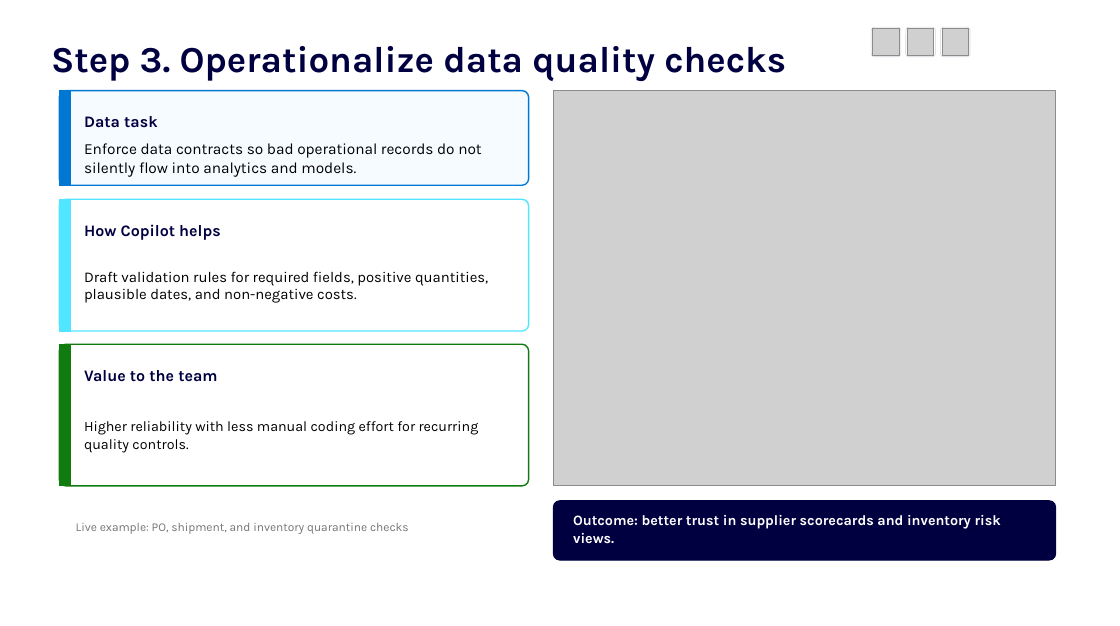
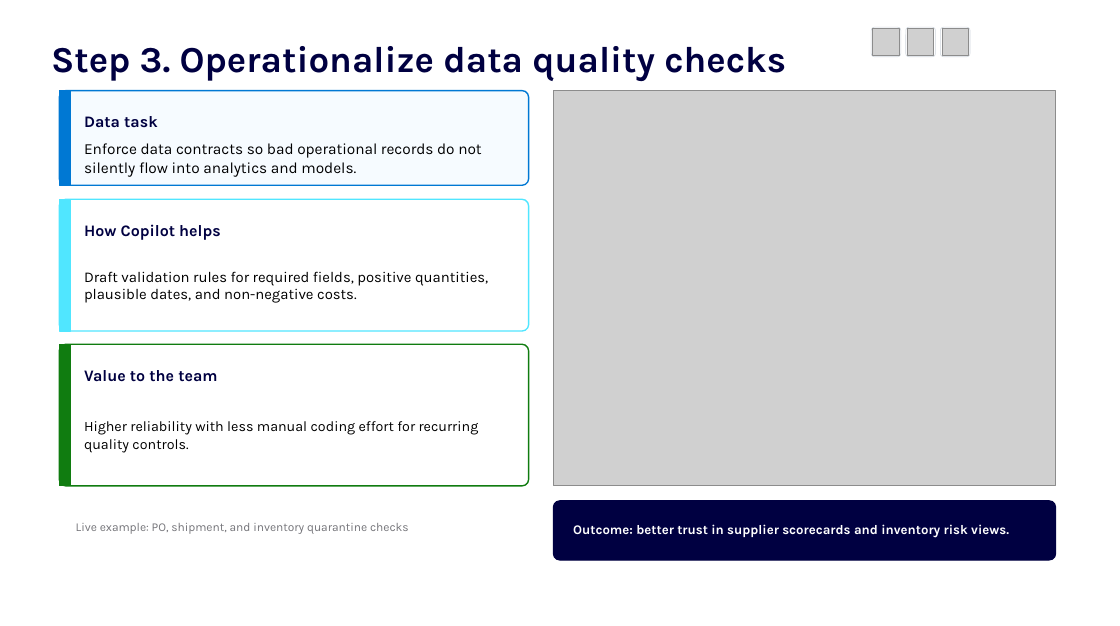
Before and after one commit to jordanbean-msft/github-copilot-for-data-professionals, a slide deck: slide 7 of deck/github-copilot-for-data-professionals.pptx. Drawn at 1120x626 pixels with LibreOffice and Linux fonts; fonts in the diff are those of the drawing; grey boxes stand for pictures; background and template pictures are left out. Boxes give left, top, right and bottom in pixels: in the first picture for what was removed or moved away, otherwise in the second. Text is boxed around its words. In the diff, an @@ line names an element or a change of style, - is before the commit and + after.

```diff
--- a/deck/github-copilot-for-data-professionals.pptx
+++ b/deck/github-copilot-for-data-professionals.pptx
@@ text "Outcome: better trust in supplier ..." at (573, 524, 1009, 537): size 12.5 to 11.6 pt @@
```
Also in this commit, not shown: 5 other slides changed, 1 slide added, 1 slide removed, 7 other files.
